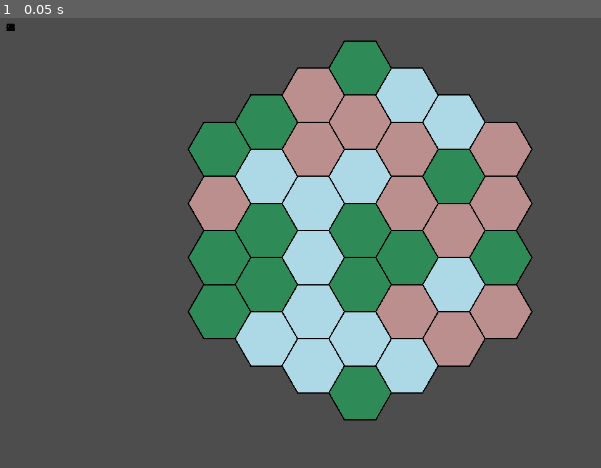
Above: before the commit, frame 1.
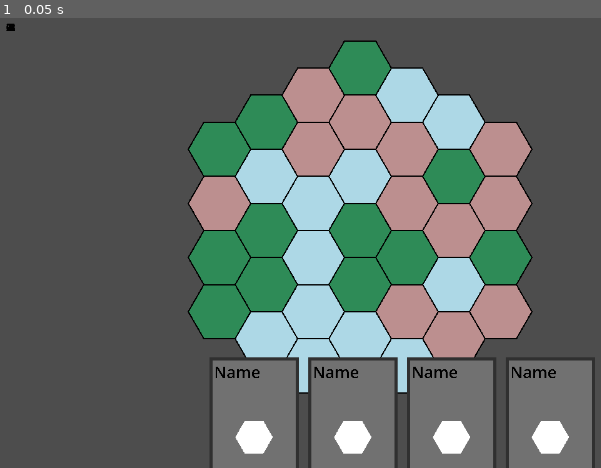
Above: after the commit, the same moment.

Repository: bjornarprytz/hex-deck
Game: Godot game, scene res://main.tscn
Two runs of this game, one before a commit and one after it. Both use one fixed random seed, a clock stepped at 60 frames per second and the inputs below.
Inputs:
- Up to frame 1 (0.05 s): no input

The runs differ from the first frame. In frame 1, 14% of the frame differs, in the area x 34-100%, y 75-100%.

Commit message:
Hand, with card layout

Diff:
--- a/src/cards/card.gd
+++ b/src/cards/card.gd
@@ -1,11 +1,6 @@
-extends Node2D
+class_name Card
+extends Area2D
 
+@onready var background: ColorRect = $Color
 
-# Called when the node enters the scene tree for the first time.
-func _ready() -> void:
-	pass # Replace with function body.
-
-
-# Called every frame. 'delta' is the elapsed time since the previous frame.
-func _process(delta: float) -> void:
-	pass
+@onready var width : float = background.size.x
--- a/src/cards/card.tscn
+++ b/src/cards/card.tscn
@@ -6,29 +6,45 @@
 [sub_resource type="Theme" id="Theme_100nq"]
 default_font_size = 256
 
-[node name="Card" type="Node2D"]
+[sub_resource type="RectangleShape2D" id="RectangleShape2D_ue25b"]
+size = Vector2(138, 186)
+
+[node name="Card" type="Area2D"]
 script = ExtResource("1_53muf")
 
 [node name="Color" type="ColorRect" parent="."]
-offset_left = -37.0
-offset_top = -50.0
-offset_right = 37.0
-offset_bottom = 50.0
+offset_left = -69.0
+offset_top = -93.0
+offset_right = 69.0
+offset_bottom = 93.0
+mouse_filter = 2
 color = Color(0.443137, 0.443137, 0.443137, 1)
+
+[node name="ReferenceRect" type="ReferenceRect" parent="."]
+offset_left = -69.0
+offset_top = -94.0
+offset_right = 69.0
+offset_bottom = 94.0
+border_color = Color(0.188235, 0.188235, 0.188235, 1)
+border_width = 5.0
+editor_only = false
 
 [node name="RichTextLabel" type="RichTextLabel" parent="."]
 modulate = Color(0, 0, 0, 1)
-offset_left = -36.0
-offset_top = -49.0
-offset_right = 1404.0
-offset_bottom = 331.0
-scale = Vector2(0.05, 0.05)
+offset_left = -64.0
+offset_top = -91.0
+offset_right = 1236.0
+offset_bottom = 269.0
+scale = Vector2(0.1, 0.1)
 theme = SubResource("Theme_100nq")
 text = "Name"
 
-[node name="ShapeViewer" type="Node2D" parent="."]
+[node name="StructureViewer" type="Node2D" parent="."]
 
-[node name="Polygon" parent="ShapeViewer" instance=ExtResource("2_ads3i")]
-position = Vector2(0, 15)
-polygon = PackedVector2Array(20, 0, 10, 17.3205, -10, 17.3205, -20, 2.44921e-15, -10, -17.3205, 10, -17.3205)
-size = 20.0
+[node name="Polygon" parent="StructureViewer" instance=ExtResource("2_ads3i")]
+position = Vector2(0, 31)
+polygon = PackedVector2Array(30, 0, 15, 25.9808, -15, 25.9808, -30, 3.67382e-15, -15, -25.9808, 15, -25.9808)
+size = 30.0
+
+[node name="Shape" type="CollisionShape2D" parent="."]
+shape = SubResource("RectangleShape2D_ue25b")
--- /dev/null
+++ b/src/cards/hand.gd
@@ -0,0 +1,27 @@
+class_name Hand
+extends Area2D
+
+@onready var shape : CollisionShape2D = $Shape
+
+var cards: Array[Card] = []
+
+func add_card(card: Card):
+	cards.push_back(card)
+	if card.get_parent() != null:
+		card.reparent(self)
+	else:
+		add_child(card)
+	_reposition_cards()
+
+func remove_card(card: Card):
+	cards.erase(card)
+	card.reparent(null)
+	_reposition_cards()
+
+
+func _reposition_cards():
+	var i = 0
+	for card in cards:
+		var h_spacing = card.width + 20.0
+		card.position = shape.position + (((h_spacing * i) - (shape.shape.size.x/2.0)) * Vector2.RIGHT)
+		i += 1
--- /dev/null
+++ b/src/cards/hand.tscn
@@ -0,0 +1,13 @@
+[gd_scene load_steps=3 format=3 uid="uid://cmspf8ecgqlub"]
+
+[ext_resource type="Script" path="res://cards/hand.gd" id="1_11gsj"]
+
+[sub_resource type="RectangleShape2D" id="RectangleShape2D_3yeps"]
+size = Vector2(455.5, 159.5)
+
+[node name="Hand" type="Area2D"]
+script = ExtResource("1_11gsj")
+
+[node name="Shape" type="CollisionShape2D" parent="."]
+position = Vector2(639, 639.75)
+shape = SubResource("RectangleShape2D_3yeps")
--- /dev/null
+++ b/src/main.gd
@@ -0,0 +1,16 @@
+extends Node2D
+
+@onready var card_spawner = preload("res://cards/card.tscn")
+@onready var hand : Hand = $Hand
+
+# Called when the node enters the scene tree for the first time.
+func _ready() -> void:
+	hand.add_card(card_spawner.instantiate())
+	hand.add_card(card_spawner.instantiate())
+	hand.add_card(card_spawner.instantiate())
+	hand.add_card(card_spawner.instantiate())
+
+
+# Called every frame. 'delta' is the elapsed time since the previous frame.
+func _process(delta: float) -> void:
+	pass
--- a/src/main.tscn
+++ b/src/main.tscn
@@ -1,7 +1,12 @@
-[gd_scene load_steps=2 format=3 uid="uid://8dgd2dr575l4"]
+[gd_scene load_steps=4 format=3 uid="uid://8dgd2dr575l4"]
 
+[ext_resource type="Script" path="res://main.gd" id="1_6okjl"]
 [ext_resource type="PackedScene" uid="uid://b1dfdw4rumhvh" path="res://map/map.tscn" id="1_jqq6o"]
+[ext_resource type="PackedScene" uid="uid://cmspf8ecgqlub" path="res://cards/hand.tscn" id="2_4d8mv"]
 
 [node name="Main" type="Node2D"]
+script = ExtResource("1_6okjl")
 
 [node name="Map" parent="." instance=ExtResource("1_jqq6o")]
+
+[node name="Hand" parent="." instance=ExtResource("2_4d8mv")]
Not shown: 1 places in src/cards/card.tscn that only renumber resources
Not shown, changed: readme.md
